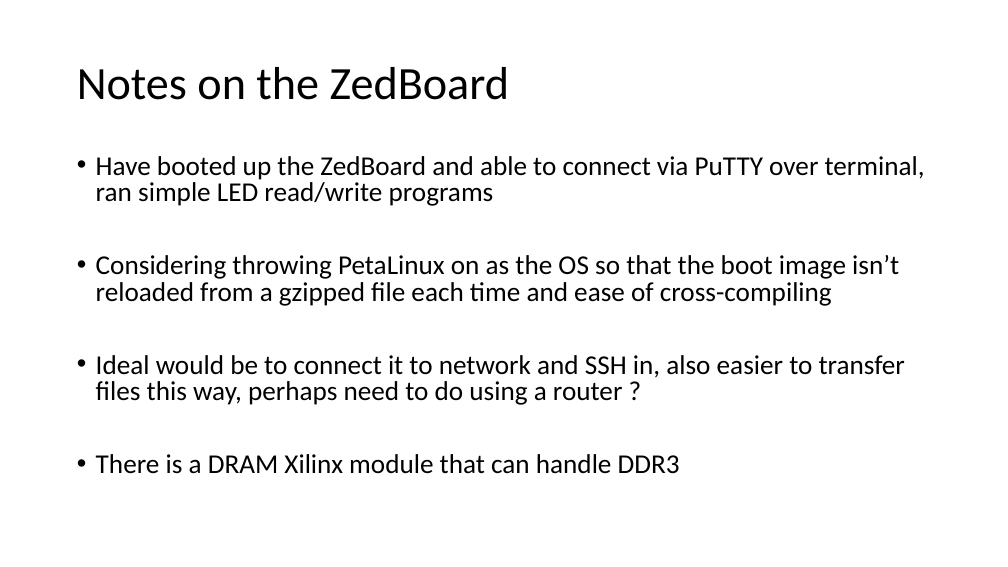
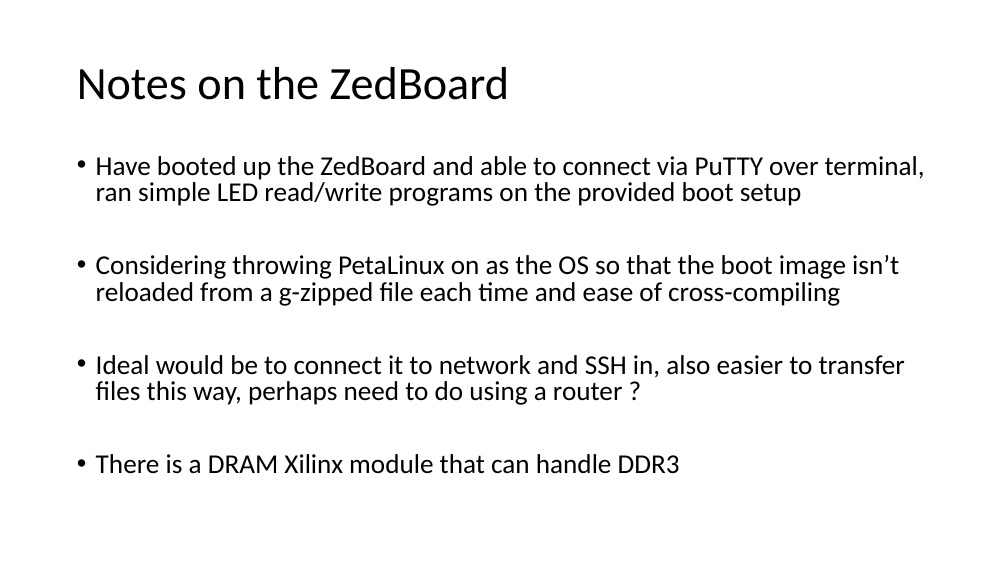
Before and after one commit to erikgroving/NeuralNetworkHardwareAccelerator, a slide deck: slide 10 of WeeklyPresentations/update5_04_01.pptx. Drawn at 1008x567 pixels with LibreOffice and Linux fonts; fonts in the diff are those of the drawing. Boxes give left, top, right and bottom in pixels: in the first picture for what was removed or moved away, otherwise in the second. Text is boxed around its words. In the diff, an @@ line names an element or a change of style, - is before the commit and + after.

Commit message:
Slight change

```diff
--- a/WeeklyPresentations/update5_04_01.pptx
+++ b/WeeklyPresentations/update5_04_01.pptx
@@ text at box(96, 156, 925, 306): text changed @@
-• Have booted up the ZedBoard and able to connect via PuTTY over terminal, ran simple LED read/write programs
-• Considering throwing PetaLinux on as the OS so that the boot image isn’t reloaded from a gzipped file each time and ease of cross-compiling
+• Have booted up the ZedBoard and able to connect via PuTTY over terminal, ran simple LED read/write programs on the provided boot setup
+• Considering throwing PetaLinux on as the OS so that the boot image isn’t reloaded from a g-zipped file each time and ease of cross-compiling
```
